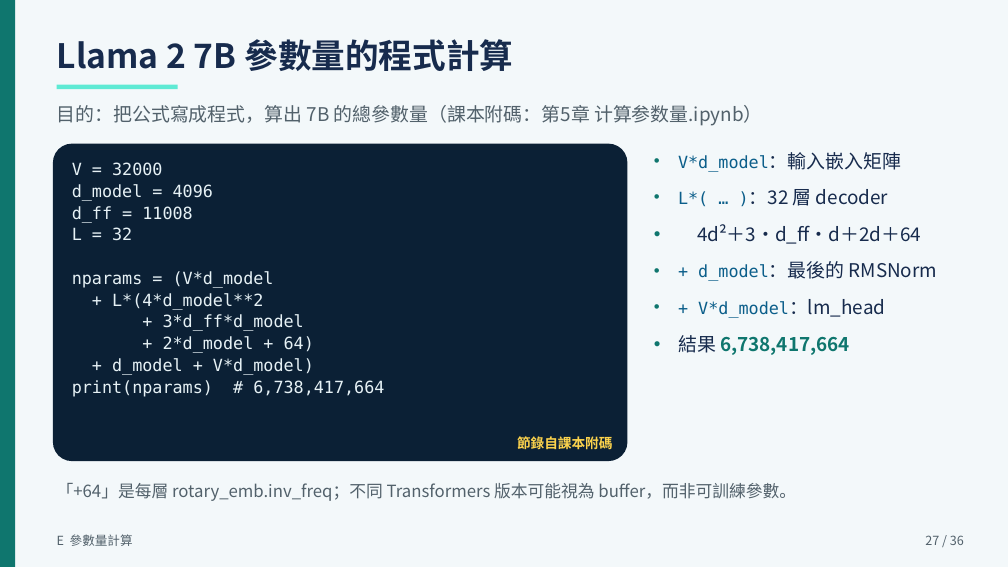
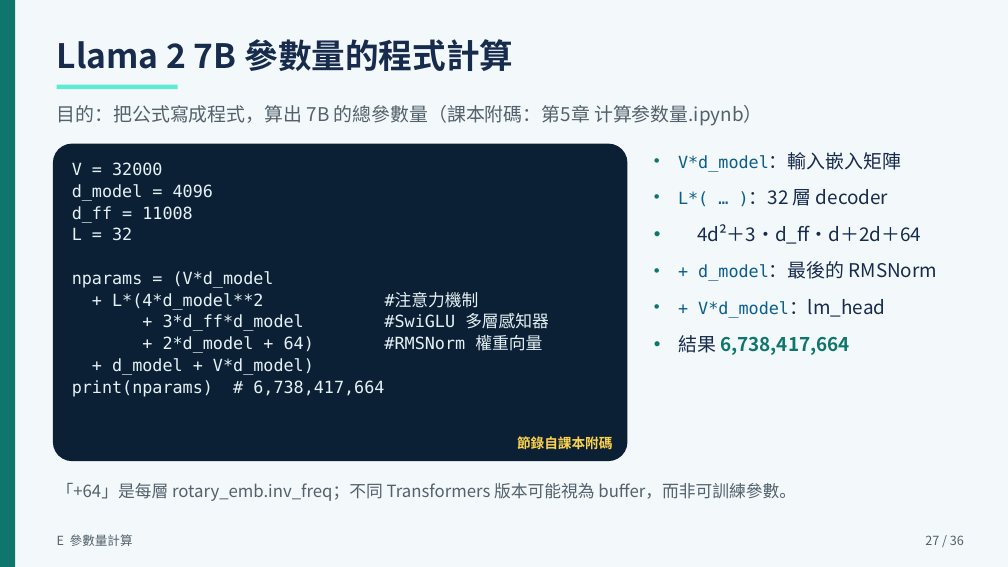
Before and after one commit to Janice0720/personal-project, a slide deck: slide 27 of school-notes/machine-learning-and-decisions/資研二甲_黃子甄_機器學習第五章簡報_v3.pptx. Drawn at 1008x567 pixels with LibreOffice and Linux fonts; fonts in the diff are those of the drawing. Boxes give left, top, right and bottom in pixels: in the first picture for what was removed or moved away, otherwise in the second. Text is boxed around its words. In the diff, an @@ line names an element or a change of style, - is before the commit and + after.

```diff
--- a/school-notes/machine-learning-and-decisions/資研二甲_黃子甄_機器學習第五章簡報_v3.pptx
+++ b/school-notes/machine-learning-and-decisions/資研二甲_黃子甄_機器學習第五章簡報_v3.pptx
@@ text at <box>112,293,549,353</box>: text changed @@
-+ L*(4*d_model**2
-+ 3*d_ff*d_model
-+ 2*d_model + 64)
++ L*(4*d_model**2 #注意力機制
++ 3*d_ff*d_model #SwiGLU 多層感知器
++ 2*d_model + 64) #RMSNorm 權重向量
```
Also in this commit, not shown: 3 other slides changed, 4 other files.
